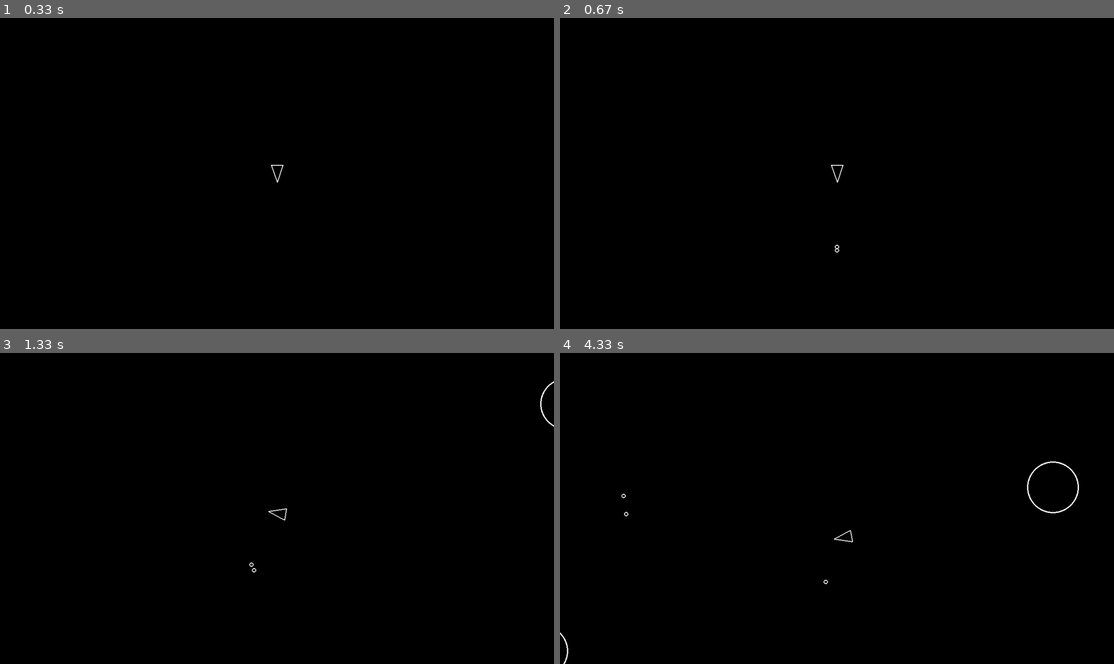
Above: before the commit, frames 1-4 (two rows, left to right).
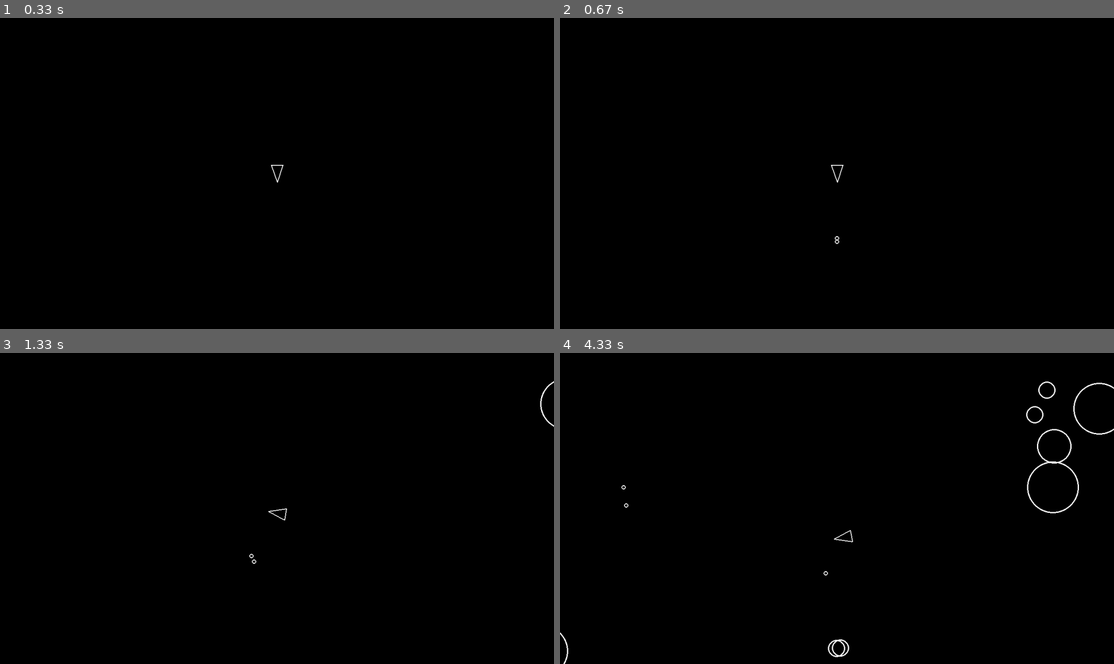
Above: after the commit, the same moments.

Repository: LaurelineP/Asteroids-PyGame---OOP-explorer
Game: pygame game, started from main.py
The game is run twice, just before and just after one commit, with the same random seed, the same clock (stepped at 60 frames per second) and the same inputs.
Inputs:
- Up to frame 1 (0.33 s): no input
- Up to frame 2 (0.67 s): tap Space at 0.33 s
- Up to frame 3 (1.33 s): tap W at 0.67 s; hold Right from 1 s (still down); tap Space at 1.07 s
- Up to frame 4 (4.33 s): tap Space at 1.37, 1.57, 1.9, 2.2, 2.4, 2.7, 2.97, 3.3, 3.6, 3.73, 4.13 s; release Right at 1.47 s; hold Up 1.5-1.8 s; hold Right 1.83-2.3 s; hold Left 2.33-2.87 s; hold Down 2.9-3.2 s; hold Left 3.23-3.63 s; hold Up 3.67-4.03 s; hold Right from 4.07 s (still down)

Frame 1 is identical in both runs. In frame 2, less than 0.1% of the frame differs, in the area x 49-51%, y 70-76%; in frame 3, less than 0.1%; in frame 4, 0.5%, in the area x 11-100%, y 9-98%.

Commit message:
Shot destructing asteroids + split the bigger ones

Diff:
--- a/asteroid.py
+++ b/asteroid.py
@@ -1,6 +1,9 @@
+import random
+
 import pygame
 
 from circleshape import CircleShape
+from constants import *
 
 
 class Asteroid(CircleShape):
@@ -18,3 +21,22 @@
 
     def update(self, dt):
         self.position += dt * self.velocity
+
+    def split(self):
+        self.kill()
+
+        def create_splitted_asteroid(radius, angle):
+            asteroid_splitted = Asteroid(*self.position, radius)
+            new_velocity = self.velocity.rotate(angle)
+            asteroid_splitted.velocity = new_velocity * INCREASING_VELOCITY_FACTOR
+            return asteroid_splitted
+
+        if self.radius > ASTEROID_MIN_RADIUS:
+            new_radius = self.radius - ASTEROID_MIN_RADIUS
+            random_angle = random.uniform(20, 50)
+
+            # asteroid splitted 1
+            create_splitted_asteroid(new_radius, random_angle)
+
+            # asteroid splitted 2
+            create_splitted_asteroid(new_radius, -random_angle)
--- a/constants.py
+++ b/constants.py
@@ -15,3 +15,5 @@
 SHOT_RADIUS = 5
 PLAYER_SHOOT_SPEED = 500
 PLAYER_SHOOT_COOLDOWN = 0.3
+
+INCREASING_VELOCITY_FACTOR = 1.2
--- a/main.py
+++ b/main.py
@@ -21,21 +21,20 @@
     player_groups = (drawables, updatables)
     asteroid_groups = (asteroids, *player_groups)
     shot_groups = (shots, *player_groups)
-
-    # instantiation and setup
-    player = create_player(player_groups)
-    set_element_containers(Asteroid, asteroid_groups)
-    set_element_containers(Shot, shot_groups)
-    asteroid_field = create_asteroid_field(updatables)
-
-    groups = {
+    entities_groups = {
         "drawables": drawables,
         "updatables": updatables,
         "asteroids": asteroids,
         "shots": shots
     }
 
-    setup_game_launch(window, clock, dt, player, groups)
+    # instantiation and setup
+    player = create_player(player_groups)
+    set_element_containers(Asteroid, asteroid_groups)
+    set_element_containers(Shot, shot_groups)
+    create_asteroid_field(updatables)
+
+    setup_game_launch(window, clock, dt, player, entities_groups)
 
 
 def init_game() -> pygame.surface.Surface:
@@ -45,7 +44,7 @@
     return window
 
 
-def setup_game_launch(window, clock, dt, player, groups):
+def setup_game_launch(window, clock, dt, player, entities_groups):
     try:
         while True:
             # short circuit if user quits - enable close window btn
@@ -58,22 +57,23 @@
             pygame.Surface.fill(window, color='black')
             # ----------------------------- CHANGES TO APPLY ----------------------------- #
 
-            for thing in groups['updatables']:
+            for thing in entities_groups['updatables']:
                 # apply updates
                 thing.update(dt)
 
-            for asteroid in groups["asteroids"]:
+            for asteroid in entities_groups["asteroids"]:
                 is_colliding = asteroid.is_colliding(player)
                 if is_colliding:
                     print('Game over!')
+                    return
 
-                for bullet in groups["shots"]:
+                for bullet in entities_groups["shots"]:
                     is_bullet_colliding = asteroid.is_colliding(bullet)
                     if is_bullet_colliding:
-                        asteroid.kill()
+                        asteroid.split()
                         bullet.kill()
 
-            for thing in groups['drawables']:
+            for thing in entities_groups['drawables']:
                 # draw shapes
                 thing.draw(window)
 
@@ -86,7 +86,7 @@
             dt = clock.tick(60) / 1000
 
     except KeyboardInterrupt:
-        print("Keyboard quitted the game")
+        print("Keyboard quitted the game.")
         return
 
 
--- a/player.py
+++ b/player.py
@@ -36,12 +36,12 @@
 
     def move(self, dt):
         # unit vector
-        forward = pygame.Vector2(0, 1).rotate(self.rotation)
-        self.position += forward * PLAYER_SPEED * dt
+        forward_vector = pygame.Vector2(0, 1).rotate(self.rotation)
+        self.position += forward_vector * PLAYER_SPEED * dt
 
     def shoot(self):
         if self.timer <= 0:
-            shot = Shot(self.position.x, self.position.y + 20, SHOT_RADIUS)
+            shot = Shot(*self.position, SHOT_RADIUS)
             shot.velocity = pygame.Vector2(0, 1).rotate(
                 self.rotation
             ) * PLAYER_SHOOT_SPEED
